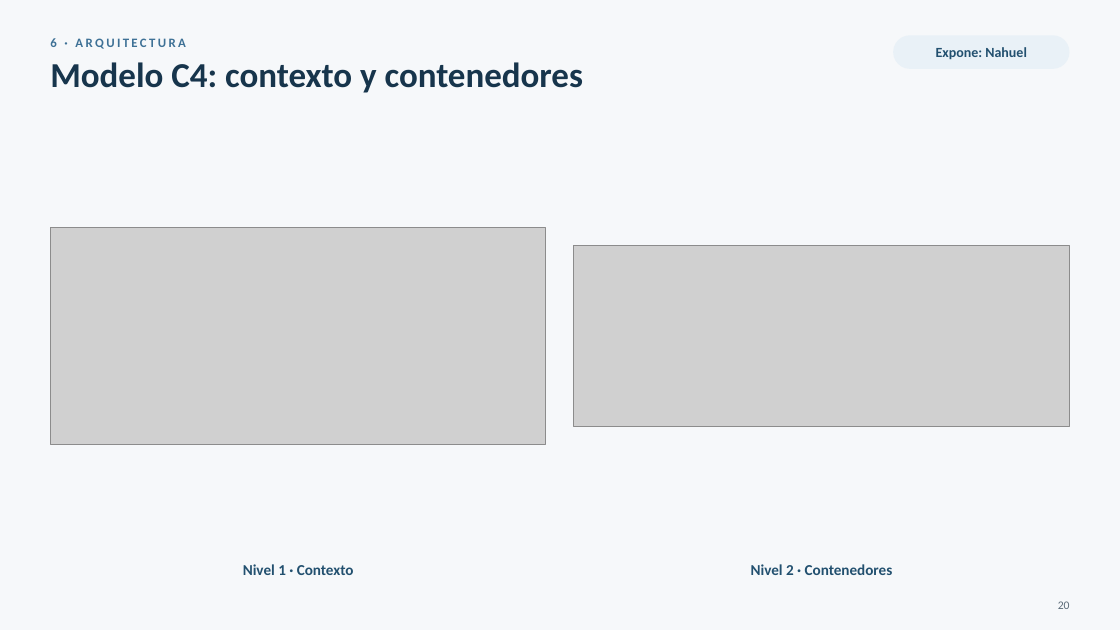
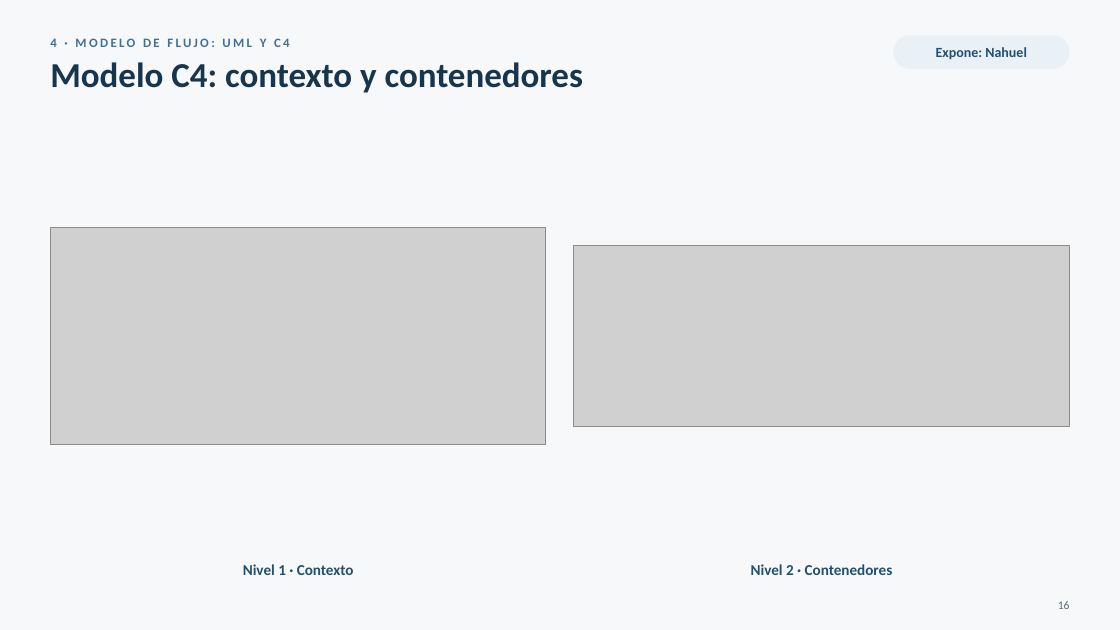
Before and after one commit to FranLuciano04/Vault-Rumbo, a slide deck: slide 16 of 07-Entregables/PC1/Rumbo — PC1 (presentación).pptx (slide 20 before the commit). Drawn at 1120x630 pixels with LibreOffice and Linux fonts; fonts in the diff are those of the drawing; grey boxes stand for pictures. Boxes give left, top, right and bottom in pixels: in the first picture for what was removed or moved away, otherwise in the second. Text is boxed around its words. In the diff, an @@ line names an element or a change of style, - is before the commit and + after.

```diff
--- a/07-Entregables/PC1/Rumbo — PC1 (presentación).pptx
+++ b/07-Entregables/PC1/Rumbo — PC1 (presentación).pptx
@@ text at [50, 38, 290, 47]: text changed @@
-6 · ARQUITECTURA
+4 · MODELO DE FLUJO: UML Y C4
@@ text at [1058, 601, 1070, 609]: text changed @@
-20
+16
```
Also in this commit, not shown: 21 other slides changed, 4 slides added, 1 slide removed, 10 other files.
